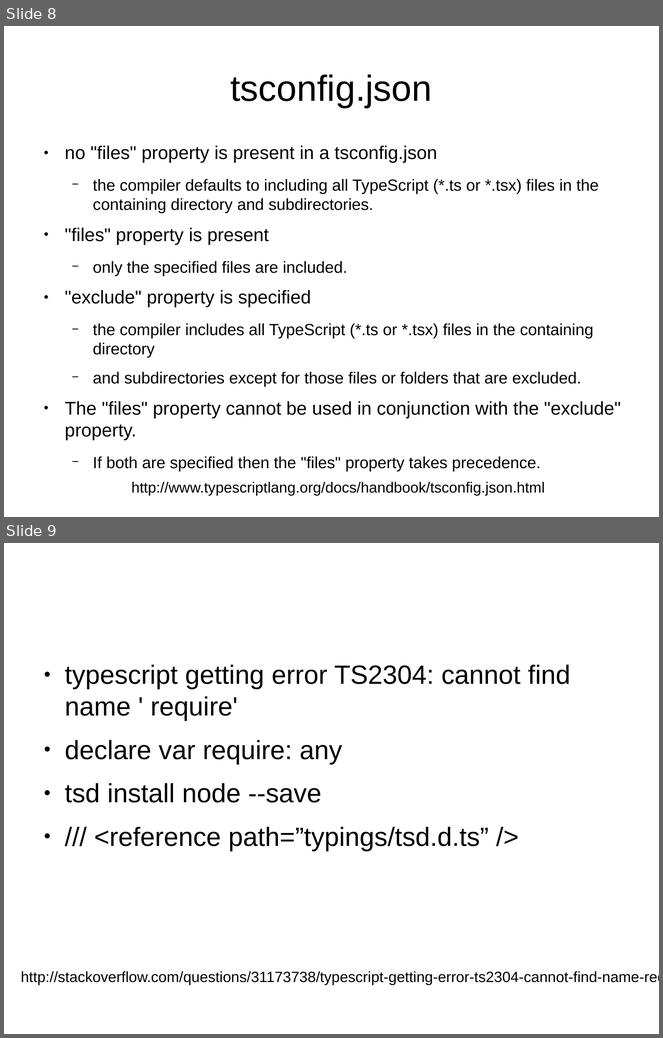
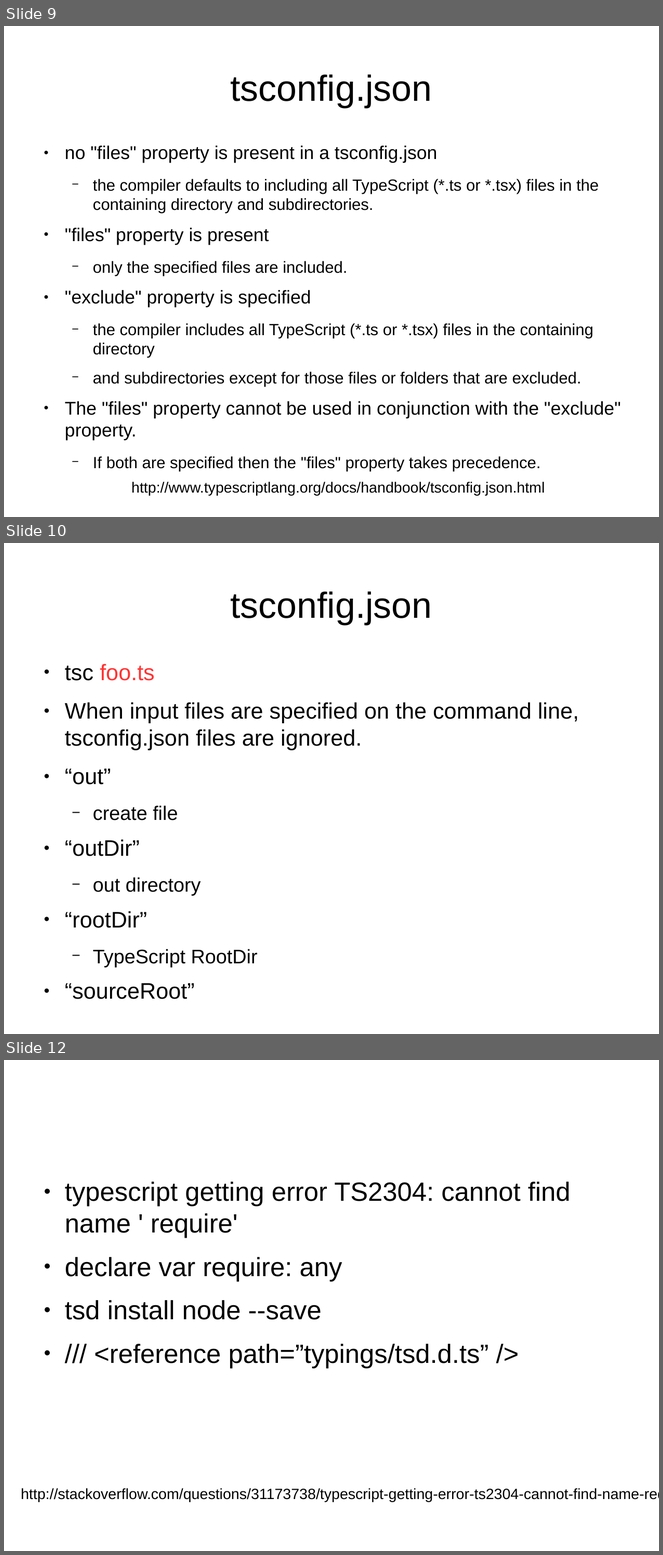
Before and after one commit to sallop/til, a slide deck: typescript.odp. Shown one above the other, each under a label of ours: slides 8 and 9 before the commit, slides 9, 10 and 12 after it; the slides between them are not shown. The pictures are 663x1038 and 663x1555 pixels, drawn with LibreOffice and Linux fonts; fonts in the diff are those of the drawing. Boxes give left, top, right and bottom in pixels: in the first picture for what was removed or moved away, otherwise in the second. Text is boxed around its words. In the diff, an @@ line names an element or a change of style, - is before the commit and + after.

```diff
--- a/typescript.odp
+++ b/typescript.odp
@@ slide 10 added at [4,543,659,1034], background #FFFFFF @@
@@ title added at [231,591,432,625], 44 pt, text #000000 @@
+tsconfig.json
@@ text added at [65,664,579,1000], 27.2 pt, text #000000 @@
+● tsc foo.ts
+● When input files are specified on the command line, tsconfig.json files are ignored.
+● “out”
+  − create file
+● “outDir”
+  − out directory
+● “rootDir”
+  − TypeScript RootDir
+● “sourceRoot”
@@ what was slide 8 is now slide 9 @@
@@ what was slide 9 is now slide 12 @@
```
Also in this commit, not shown: 1 slide changed, 6 other slides added.
